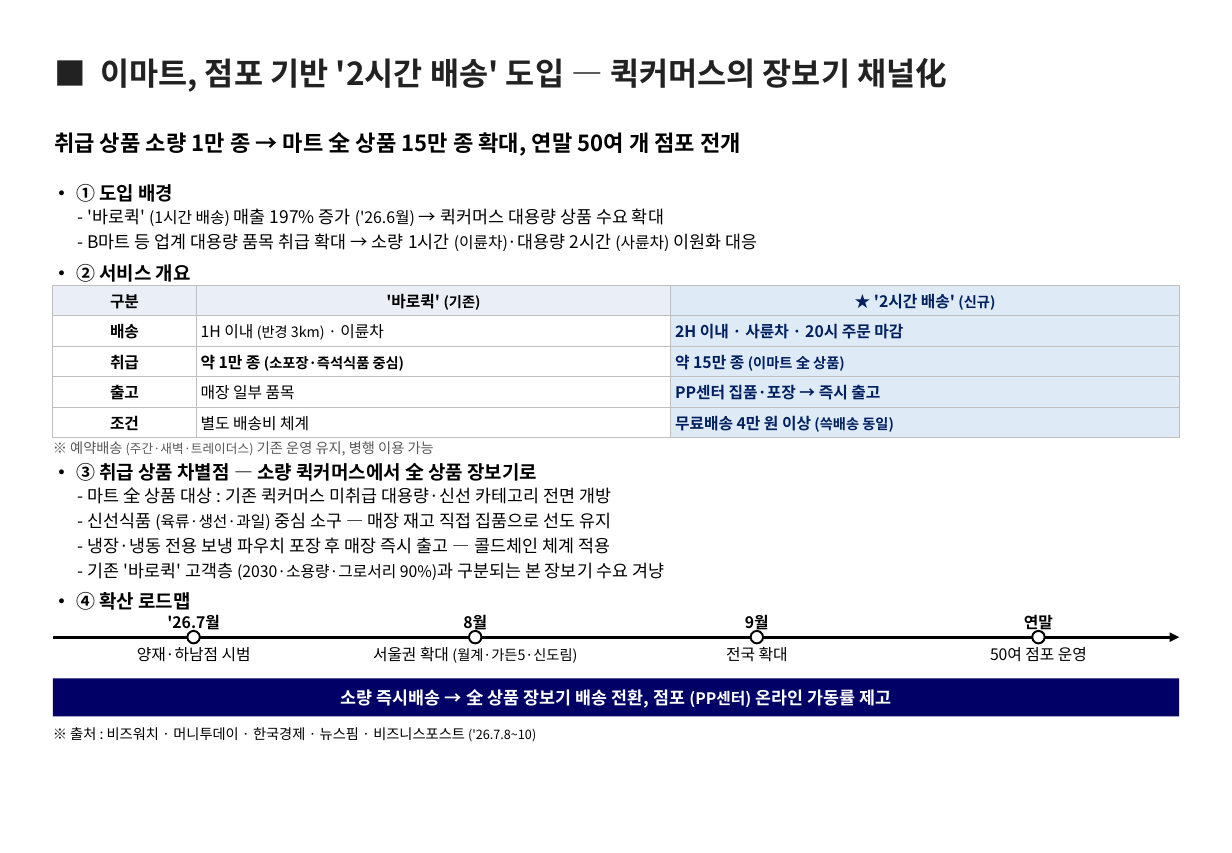
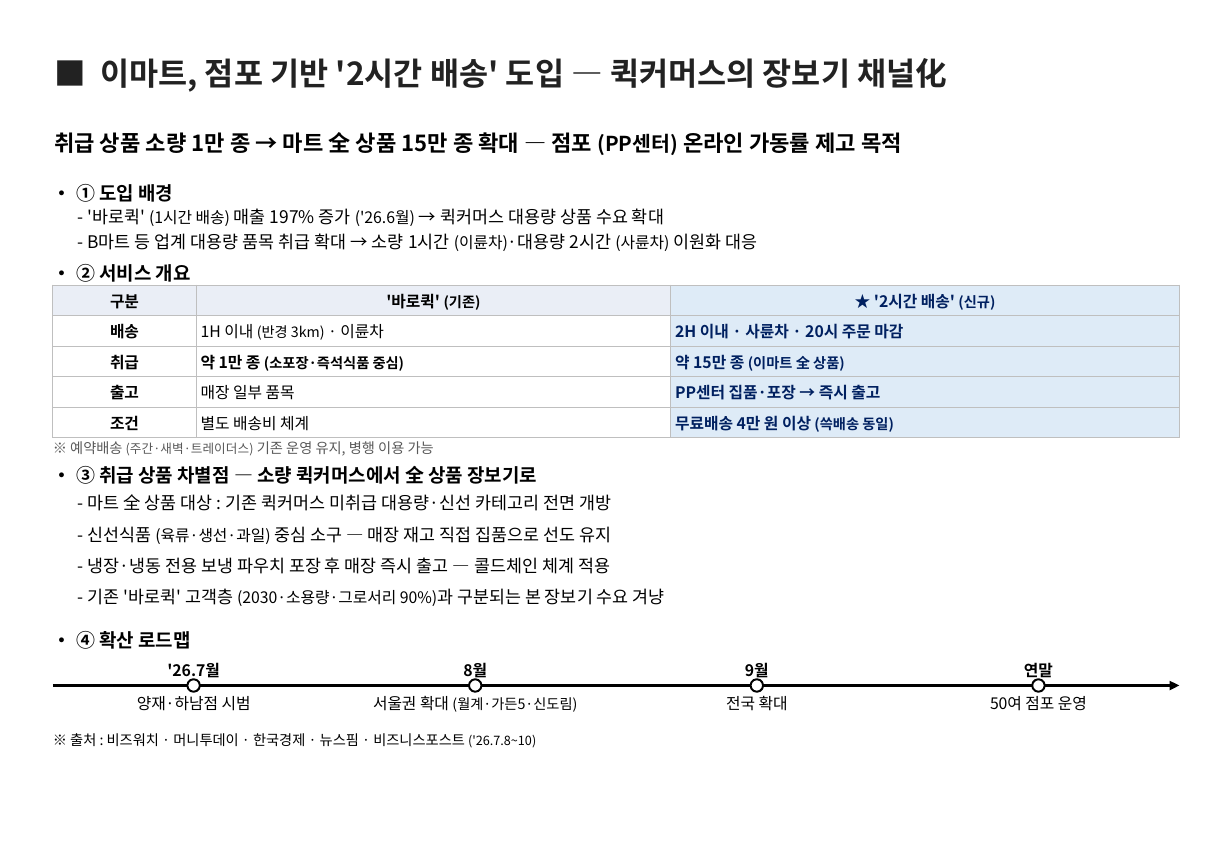
Before and after one commit to avoseed/web1, a slide deck: slide 1 of reports/ssg-quickcommerce-onepager.pptx. Drawn at 1232x853 pixels with LibreOffice and Linux fonts; fonts in the diff are those of the drawing. Boxes give left, top, right and bottom in pixels: in the first picture for what was removed or moved away, otherwise in the second. Text is boxed around its words. In the diff, an @@ line names an element or a change of style, - is before the commit and + after.

```diff
--- a/reports/ssg-quickcommerce-onepager.pptx
+++ b/reports/ssg-quickcommerce-onepager.pptx
@@ text at (54, 132, 902, 155): text changed @@
-취급 상품 소량 1만 종 → 마트 全 상품 15만 종 확대, 연말 50여 개 점포 전개
+취급 상품 소량 1만 종 → 마트 全 상품 15만 종 확대 — 점포 (PP센터) 온라인 가동률 제고 목적
@@ text "- 마트 全 상품 대상 ...": place and size @@
-text "- 마트 全 상품 대상 ..." at (87, 487, 611, 504)
+text "- 마트 全 상품 대상 ..." at (87, 494, 611, 511)
@@ text "- 신선식품 (육류·생선·과일) 중심 소구 ...": place and size @@
-text "- 신선식품 (육류·생선·과일) 중심 소구 ..." at (87, 512, 612, 530)
+text "- 신선식품 (육류·생선·과일) 중심 소구 ..." at (87, 526, 612, 544)
@@ text "- 냉장·냉동 전용 보냉 파우치 ...": place and size @@
-text "- 냉장·냉동 전용 보냉 파우치 ..." at (87, 537, 610, 554)
+text "- 냉장·냉동 전용 보냉 파우치 ..." at (87, 557, 610, 574)
@@ text "- 기존 '바로퀵' 고객층 (2030·소용량·그로서리 ...": place and size @@
-text "- 기존 '바로퀵' 고객층 (2030·소용량·그로서리 ..." at (87, 562, 665, 580)
+text "- 기존 '바로퀵' 고객층 (2030·소용량·그로서리 ..." at (87, 588, 665, 606)
@@ text "• ④ 확산 로드맵": place and size @@
-text "• ④ 확산 로드맵" at (76, 592, 190, 610)
+text "• ④ 확산 로드맵" at (76, 631, 190, 649)
@@ 4 texts, 4 ellipses, 1 elbow arrow: place and size @@
-4 texts, 4 ellipses, 1 elbow arrow at (52, 631, 1180, 663)
+4 texts, 4 ellipses, 1 elbow arrow at (52, 679, 1180, 712)
@@ rectangle removed at (52, 678, 1180, 716) @@
@@ text removed at (341, 689, 891, 708) @@
-소량 즉시배송 → 全 상품 장보기 배송 전환, 점포 (PP센터) 온라인 가동률 제고
@@ 4 texts: place and size @@
-4 texts at (167, 612, 1053, 633)
+4 texts at (167, 661, 1053, 682)
@@ text "※ 출처 : 비즈워치 · ...": place and size @@
-text "※ 출처 : 비즈워치 · ..." at (70, 727, 536, 742)
+text "※ 출처 : 비즈워치 · ..." at (70, 733, 536, 748)
```
Also in this commit, not shown: 4 other files.
